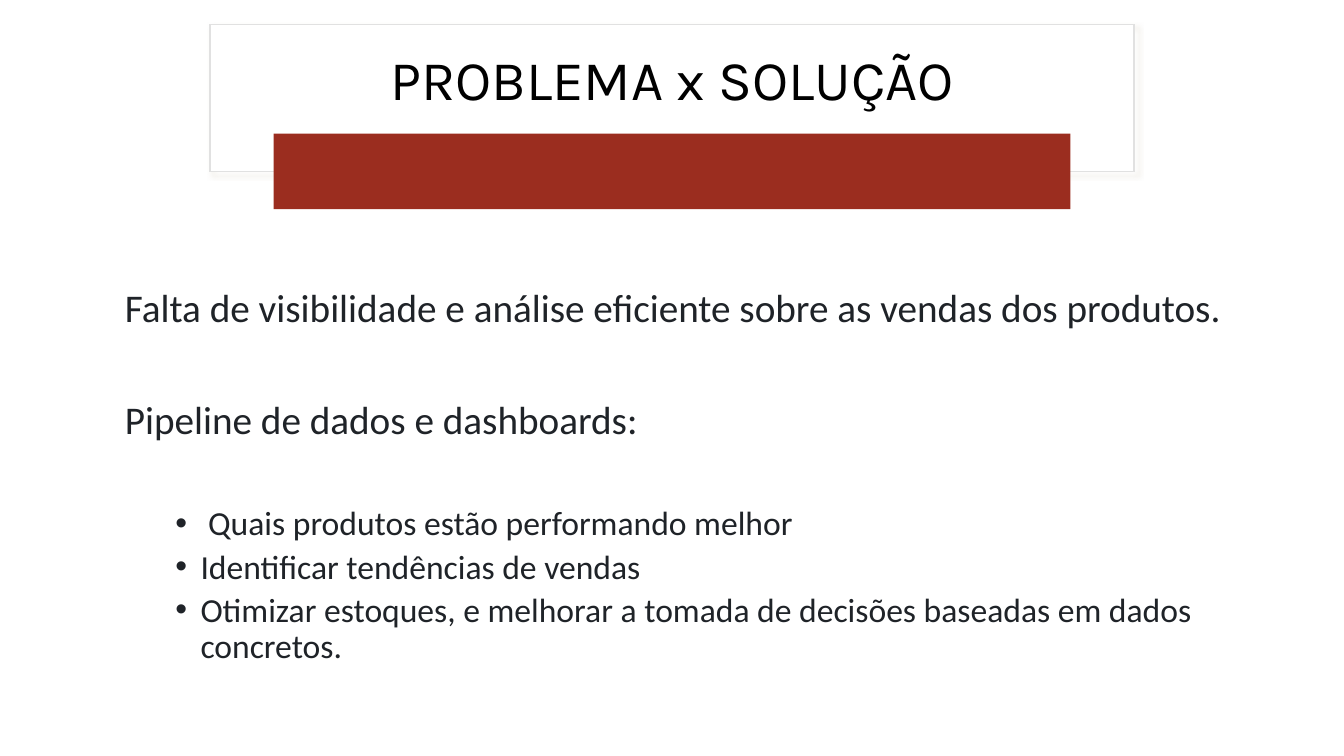
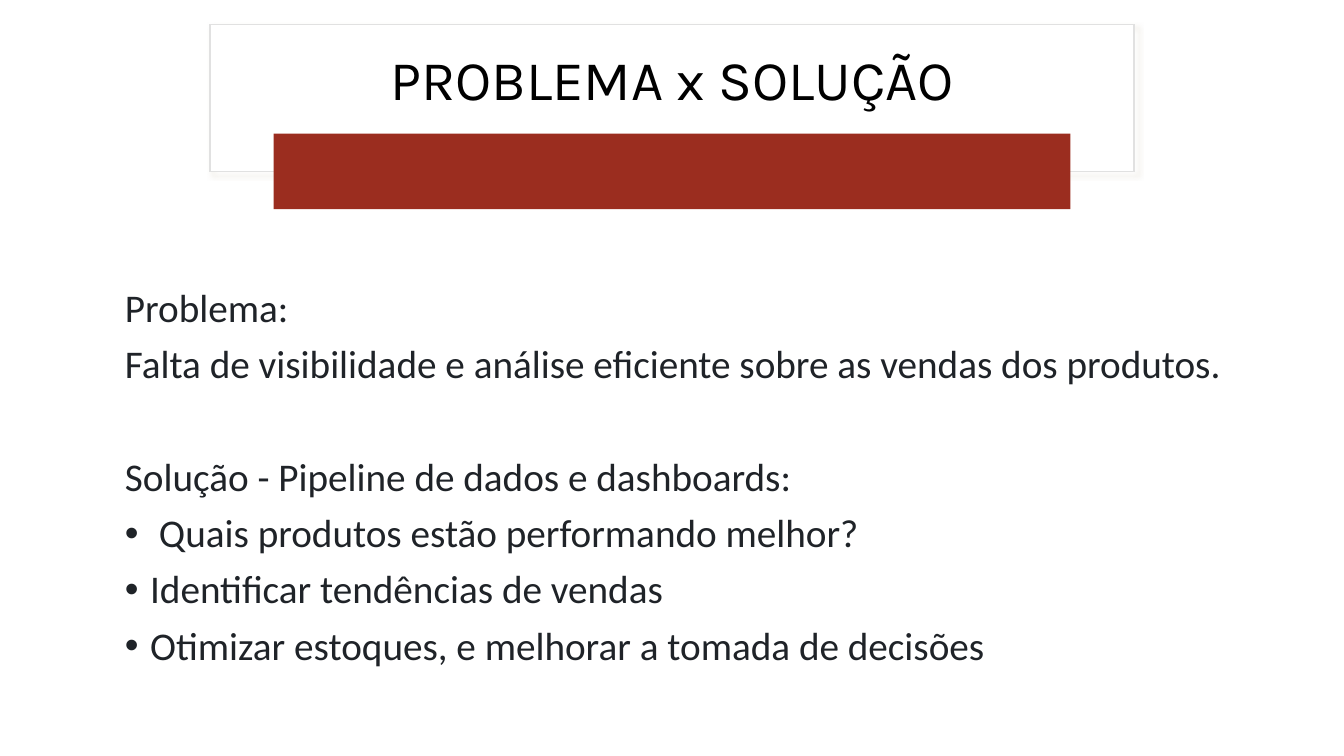
Before and after one commit to Luanferrazzo/HandsOnEngdeDados, a slide deck: slide 3 of Apresentação/SALES TECH.pptx. Drawn at 1344x756 pixels with LibreOffice and Linux fonts; fonts in the diff are those of the drawing. Boxes give left, top, right and bottom in pixels: in the first picture for what was removed or moved away, otherwise in the second. Text is boxed around its words. In the diff, an @@ line names an element or a change of style, - is before the commit and + after.

```diff
--- a/Apresentação/SALES TECH.pptx
+++ b/Apresentação/SALES TECH.pptx
@@ text at (125, 294, 288, 323): paragraph added @@
+Problema:
@@ text at (125, 463, 859, 554): text changed; size 24 to 28 pt @@
-Pipeline de dados e dashboards:
-  • Quais produtos estão performando melhor
+Solução - Pipeline de dados e dashboards:
+• Quais produtos estão performando melhor?
@@ text at (150, 575, 663, 604): size 24 to 28 pt in "Identificar tendências de vendas"; list level 2 to 1 in "Identificar tendências de vendas" @@
@@ text at (150, 632, 984, 667): text changed; size 24 to 28 pt @@
-  • Otimizar estoques, e melhorar a tomada de decisões baseadas em dados concretos.
+• Otimizar estoques, e melhorar a tomada de decisões
```
Also in this commit, not shown: 2 other slides changed.
